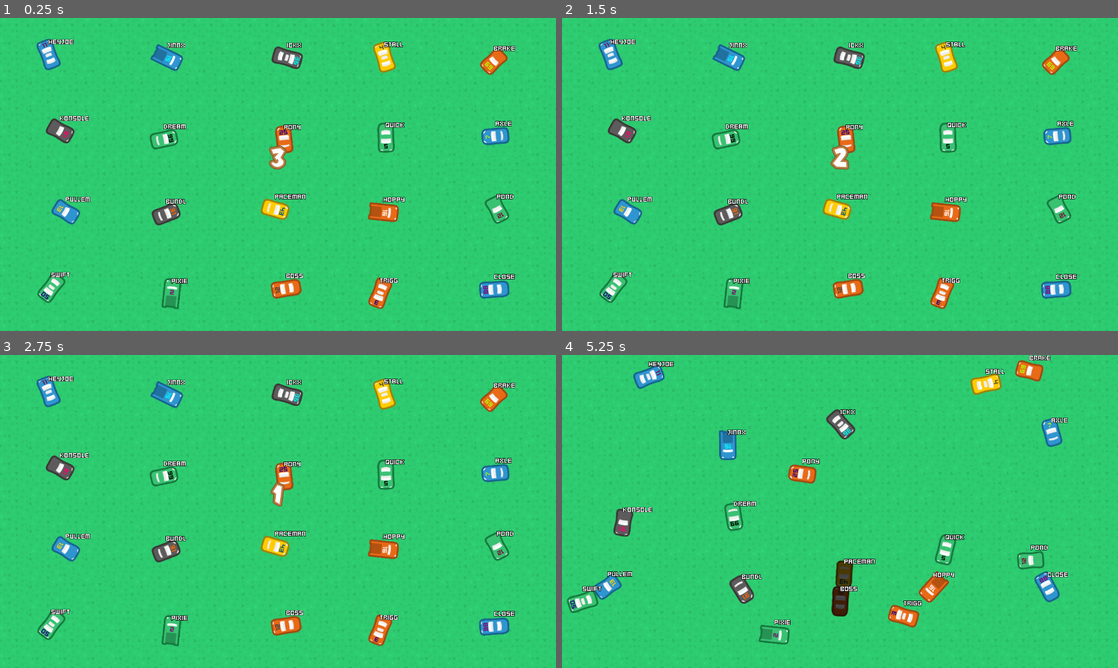
Above: before the commit, frames 1-4 (two rows, left to right).
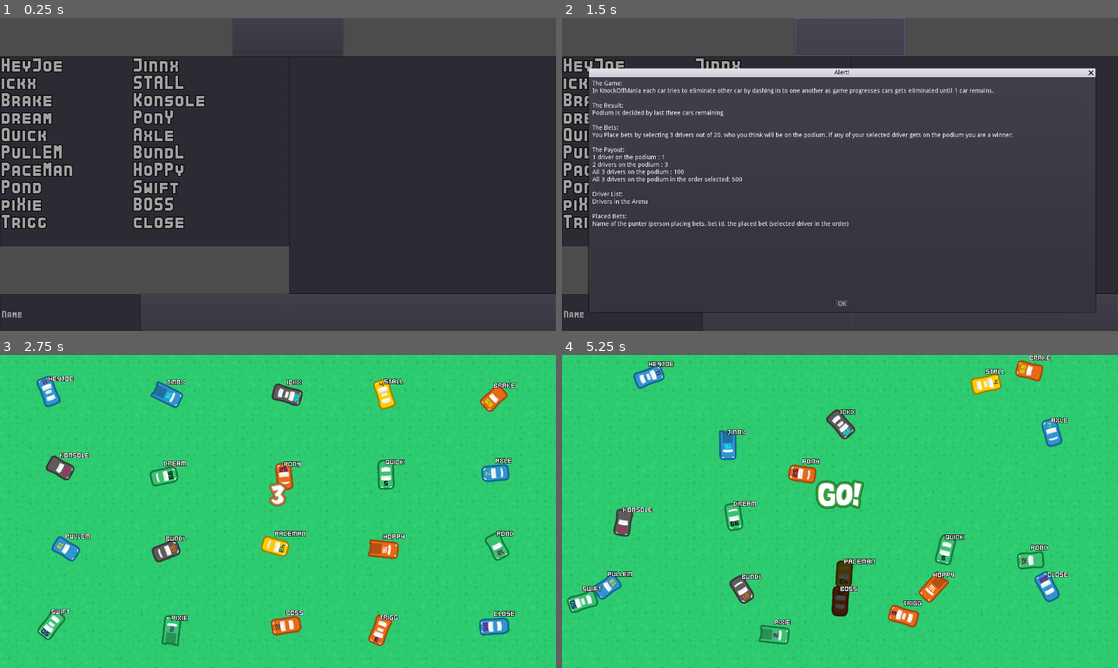
Above: after the commit, the same moments.

Repository: jawadhoot/knockoffmania
Game: Godot game, scene res://PutBets.tscn
Two runs of this game, one before a commit and one after it. Both use one fixed random seed, a clock stepped at 60 frames per second and the inputs below. Before the commit the project starts from res://Arena.tscn.
Inputs (mouse positions are in pixels of both pictures, inside the frame that each line leads up to):
- Up to frame 1 (0.25 s): no input
- Up to frame 2 (1.5 s): click (778, 315) at 0.5 s, where only the run after the commit has a clickable "Add Bet"; click (851, 36) at 1.25 s, where only the run after the commit has a clickable "INFO"
- Up to frame 3 (2.75 s): click (422, 652) at 2 s, where only the run after the commit has a clickable "Begin"
- Up to frame 4 (5.25 s): tap Enter at 2.75 s; tap Space (ui_select) at 3.02, 3.77 s

The runs differ from the first frame. In frame 1, 100% of the frame differs, in the area x 0-100%, y 0-100%; in frame 2, 100%; in frame 3, 0.1%; in frame 4, 0.7%.

Commit message:
some fixes

Diff:
--- a/Arena.gd
+++ b/Arena.gd
@@ -31,7 +31,7 @@
 		get_tree().paused = true
 		$AnimationPlayer.play("Finish")
 		yield($AnimationPlayer,"animation_finished")
-		get_tree().quit()
+		get_tree().change_scene("res://results.tscn")
 #	var text:PoolStringArray = []
 #	for blob in $YSort/Blobs.get_children():
 #		text.append(blob.get_stats())
--- a/Arena.tscn
+++ b/Arena.tscn
@@ -1,17 +1,10 @@
-[gd_scene load_steps=13 format=2]
+[gd_scene load_steps=12 format=2]
 
 [ext_resource path="res://Block.tscn" type="PackedScene" id=1]
 [ext_resource path="res://Arena.gd" type="Script" id=2]
 [ext_resource path="res://assets/grass.png" type="Texture" id=3]
 [ext_resource path="res://assets/nums.png" type="Texture" id=4]
-[ext_resource path="res://assets/Kenney Bold.ttf" type="DynamicFontData" id=5]
-
-[sub_resource type="DynamicFont" id=1]
-size = 48
-outline_size = 2
-outline_color = Color( 0.352941, 0.368627, 0.458824, 1 )
-extra_spacing_top = 100
-font_data = ExtResource( 5 )
+[ext_resource path="res://assets/Arena_font.tres" type="DynamicFont" id=5]
 
 [sub_resource type="AtlasTexture" id=2]
 flags = 4
@@ -45,9 +38,9 @@
 
 [sub_resource type="Animation" id=4]
 resource_name = "Finish"
-length = 6.0
+length = 10.0
 tracks/0/type = "value"
-tracks/0/path = NodePath("CanvasLayer/Label:percent_visible")
+tracks/0/path = NodePath("CanvasLayer/VBoxContainer/Label:percent_visible")
 tracks/0/interp = 1
 tracks/0/loop_wrap = true
 tracks/0/imported = false
@@ -59,16 +52,64 @@
 "values": [ 0.0, 1.0 ]
 }
 tracks/1/type = "value"
-tracks/1/path = NodePath("CanvasLayer/Label:visible")
+tracks/1/path = NodePath("CanvasLayer/VBoxContainer/Label:visible")
 tracks/1/interp = 1
-tracks/1/loop_wrap = false
+tracks/1/loop_wrap = true
 tracks/1/imported = false
 tracks/1/enabled = true
 tracks/1/keys = {
-"times": PoolRealArray( 0, 2, 2.4, 2.8, 3.2, 3.6, 4 ),
+"times": PoolRealArray( 0.1, 2, 2.4, 2.8, 3.2, 3.6, 4 ),
 "transitions": PoolRealArray( 1, 1, 1, 1, 1, 1, 1 ),
 "update": 1,
 "values": [ true, false, true, false, true, false, true ]
+}
+tracks/2/type = "value"
+tracks/2/path = NodePath("CanvasLayer/VBoxContainer:visible")
+tracks/2/interp = 1
+tracks/2/loop_wrap = true
+tracks/2/imported = false
+tracks/2/enabled = false
+tracks/2/keys = {
+"times": PoolRealArray( 0 ),
+"transitions": PoolRealArray( 1 ),
+"update": 1,
+"values": [ true ]
+}
+tracks/3/type = "value"
+tracks/3/path = NodePath("CanvasLayer/VBoxContainer/First:visible")
+tracks/3/interp = 1
+tracks/3/loop_wrap = true
+tracks/3/imported = false
+tracks/3/enabled = false
+tracks/3/keys = {
+"times": PoolRealArray( 0.1, 6.2 ),
+"transitions": PoolRealArray( 1, 1 ),
+"update": 1,
+"values": [ false, true ]
+}
+tracks/4/type = "value"
+tracks/4/path = NodePath("CanvasLayer/VBoxContainer/Second:visible")
+tracks/4/interp = 1
+tracks/4/loop_wrap = true
+tracks/4/imported = false
+tracks/4/enabled = false
+tracks/4/keys = {
+"times": PoolRealArray( 0.1, 5.6 ),
+"transitions": PoolRealArray( 1, 1 ),
+"update": 1,
+"values": [ false, true ]
+}
+tracks/5/type = "value"
+tracks/5/path = NodePath("CanvasLayer/VBoxContainer/Third:visible")
+tracks/5/interp = 1
+tracks/5/loop_wrap = true
+tracks/5/imported = false
+tracks/5/enabled = false
+tracks/5/keys = {
+"times": PoolRealArray( 0.1, 5 ),
+"transitions": PoolRealArray( 1, 1 ),
+"update": 1,
+"values": [ false, true ]
 }
 
 [sub_resource type="Animation" id=5]
@@ -125,19 +166,6 @@
 
 [node name="CanvasLayer" type="CanvasLayer" parent="."]
 
-[node name="Label" type="Label" parent="CanvasLayer"]
-margin_left = 232.0
-margin_right = 1054.0
-margin_bottom = 172.0
-custom_fonts/font = SubResource( 1 )
-text = "We Have A Winner !!!"
-align = 1
-valign = 1
-percent_visible = 0.0
-__meta__ = {
-"_edit_use_anchors_": false
-}
-
 [node name="Intro" type="TextureRect" parent="CanvasLayer"]
 visible = false
 margin_left = 584.0
@@ -149,16 +177,65 @@
 "_edit_use_anchors_": false
 }
 
-[node name="Outro" type="TextureRect" parent="CanvasLayer"]
+[node name="VBoxContainer" type="VBoxContainer" parent="CanvasLayer"]
 visible = false
 anchor_left = 0.5
 anchor_top = 0.5
 anchor_right = 0.5
 anchor_bottom = 0.5
-margin_left = -20.0
-margin_top = -20.0
-margin_right = 20.0
-margin_bottom = 20.0
+margin_left = -372.0
+margin_top = -350.0
+margin_right = 372.0
+margin_bottom = 350.0
+alignment = 1
+__meta__ = {
+"_edit_use_anchors_": false
+}
+
+[node name="Label" type="Label" parent="CanvasLayer/VBoxContainer"]
+margin_right = 744.0
+margin_bottom = 172.0
+custom_fonts/font = ExtResource( 5 )
+text = "We Have A Podium !!!"
+align = 1
+valign = 1
+percent_visible = 0.0
+__meta__ = {
+"_edit_use_anchors_": false
+}
+
+[node name="First" type="Label" parent="CanvasLayer/VBoxContainer"]
+margin_top = 176.0
+margin_right = 744.0
+margin_bottom = 348.0
+custom_fonts/font = ExtResource( 5 )
+text = "First"
+align = 1
+valign = 1
+__meta__ = {
+"_edit_use_anchors_": false
+}
+
+[node name="Second" type="Label" parent="CanvasLayer/VBoxContainer"]
+margin_top = 352.0
+margin_right = 744.0
+margin_bottom = 524.0
+custom_fonts/font = ExtResource( 5 )
+text = "Second"
+align = 1
+valign = 1
+__meta__ = {
+"_edit_use_anchors_": false
+}
+
+[node name="Third" type="Label" parent="CanvasLayer/VBoxContainer"]
+margin_top = 528.0
+margin_right = 744.0
+margin_bottom = 700.0
+custom_fonts/font = ExtResource( 5 )
+text = "Third"
+align = 1
+valign = 1
 __meta__ = {
 "_edit_use_anchors_": false
 }
--- a/PutBets.tscn
+++ b/PutBets.tscn
@@ -81,10 +81,10 @@
 }
 
 [node name="Label" type="Label" parent="."]
-margin_right = 666.0
+margin_right = 536.0
 margin_bottom = 88.0
 custom_fonts/font = ExtResource( 3 )
-text = "Driver List"
+text = "Car  List"
 align = 1
 valign = 1
 __meta__ = {
@@ -92,7 +92,7 @@
 }
 
 [node name="Label2" type="Label" parent="."]
-margin_left = 666.0
+margin_left = 790.0
 margin_right = 1280.0
 margin_bottom = 88.0
 custom_fonts/font = ExtResource( 3 )
@@ -102,6 +102,44 @@
 __meta__ = {
 "_edit_use_anchors_": false
 }
+
+[node name="Info" type="Button" parent="."]
+margin_left = 536.0
+margin_right = 790.0
+margin_bottom = 88.0
+custom_fonts/font = ExtResource( 3 )
+text = "INFO"
+__meta__ = {
+"_edit_use_anchors_": false
+}
+
+[node name="AcceptDialog" type="AcceptDialog" parent="."]
+margin_left = 62.0
+margin_top = 136.0
+margin_right = 1228.0
+margin_bottom = 676.0
+dialog_text = "The Game:
+In KnockOffMania each car tries to eliminate other car by dashing in to one another as game progresses cars gets eliminated until 1 car remains.
+
+The Result:
+Podium is decided by last three cars remaining
+
+The Bets:
+You Place bets by selecting 3 drivers out of 20. who you think will be on the podium. if any of your selected driver gets on the podium you are a winner:
+
+The Payout:
+1 driver on the podium : 1
+2 drivers on the podium : 3
+All 3 drivers on the podium : 100
+All 3 drivers on the podium in the order selected: 500
+
+Driver List:
+Drivers in the Arena
+
+Placed Bets:
+Name of the punter (person placing bets, bet id, the placed bet (selected driver in the order) "
 [connection signal="item_selected" from="DriverList" to="." method="_on_DriverList_item_selected"]
 [connection signal="nothing_selected" from="DriverList" to="." method="_on_DriverList_nothing_selected"]
 [connection signal="pressed" from="AddBet" to="." method="_on_AddBet_pressed"]
+[connection signal="pressed" from="Begin" to="." method="_on_Begin_pressed"]
+[connection signal="pressed" from="Info" to="." method="_on_Info_pressed"]
--- /dev/null
+++ b/assets/Arena_font.tres
@@ -0,0 +1,10 @@
+[gd_resource type="DynamicFont" load_steps=2 format=2]
+
+[ext_resource path="res://assets/Kenney Bold.ttf" type="DynamicFontData" id=1]
+
+[resource]
+size = 48
+outline_size = 2
+outline_color = Color( 0.352941, 0.368627, 0.458824, 1 )
+extra_spacing_top = 100
+font_data = ExtResource( 1 )
--- a/global.gd
+++ b/global.gd
@@ -32,7 +32,8 @@
 var result = []
 #var rng = RandomNumberGenerator.new()
 func _ready():
-	init()
+	pass
+	#init()
 
 enum {INIT,BET,DRAW,END}
 
--- a/project.godot
+++ b/project.godot
@@ -16,7 +16,7 @@
 [application]
 
 config/name="knockoffmania"
-run/main_scene="res://Arena.tscn"
+run/main_scene="res://putbets.tscn"
 config/icon="res://icon.png"
 
 [autoload]
--- a/putbets.gd
+++ b/putbets.gd
@@ -9,6 +9,7 @@
 var SmallLabel = load("res://SmallLabel.tscn")
 # Called when the node enters the scene tree for the first time.
 func _ready():
+	Global.init()
 	for i in range(Global.grid.size()):
 		var index = Global.ids[i]
 		$DriverList.add_item(Global.names[index])
@@ -21,7 +22,7 @@
 		return
 
 	var id = Global.add_bet($LineEdit.text, current_selected)
-	var text = $LineEdit.text + "  " + id + " + " + $SelectedList.text
+	var text = $LineEdit.text + " - " + id + " - " + $SelectedList.text
 	$BetList.add_item(text)
 	current_selected = []
 	$SelectedList.text = ""
@@ -44,3 +45,9 @@
 	current_selected = []
 	$SelectedList.text = ""
 	pass # Replace with function body.
+
+func _on_Info_pressed():
+	$AcceptDialog.show()
+
+func _on_Begin_pressed():
+	get_tree().change_scene("res://Arena.tscn")
--- /dev/null
+++ b/results.gd
@@ -0,0 +1,26 @@
+extends Control
+
+
+# Declare member variables here. Examples:
+# var a = 2
+# var b = "text"
+
+
+# Called when the node enters the scene tree for the first time.
+func _ready():
+	pass # Replace with function body.
+
+
+# Called every frame. 'delta' is the elapsed time since the previous frame.
+#func _process(delta):
+#	pass
+
+
+func _on_Quit_pressed():
+	get_tree().quit()
+	pass # Replace with function body.
+
+
+func _on_NextRound_pressed():
+	get_tree().change_scene("res://putbets.tscn")
+	pass # Replace with function body.
--- a/results.tscn
+++ b/results.tscn
@@ -1,15 +1,19 @@
-[gd_scene load_steps=2 format=2]
+[gd_scene load_steps=4 format=2]
 
 [ext_resource path="res://assets/button_font.tres" type="DynamicFont" id=1]
+[ext_resource path="res://assets/bold_font24.tres" type="DynamicFont" id=2]
+[ext_resource path="res://results.gd" type="Script" id=3]
 
 [node name="Control" type="Control"]
 anchor_right = 1.0
 anchor_bottom = 1.0
+script = ExtResource( 3 )
 __meta__ = {
 "_edit_use_anchors_": false
 }
 
 [node name="ItemList" type="ItemList" parent="."]
+margin_top = 53.0
 margin_right = 1280.0
 margin_bottom = 632.0
 __meta__ = {
@@ -36,3 +40,26 @@
 __meta__ = {
 "_edit_use_anchors_": false
 }
+
+[node name="LineEdit" type="LineEdit" parent="."]
+margin_right = 640.0
+margin_bottom = 58.0
+custom_fonts/font = ExtResource( 2 )
+align = 1
+max_length = 6
+placeholder_text = "BET ID"
+__meta__ = {
+"_edit_use_anchors_": false
+}
+
+[node name="Search" type="Button" parent="."]
+margin_left = 640.0
+margin_right = 1280.0
+margin_bottom = 53.0
+custom_fonts/font = ExtResource( 1 )
+text = "Search"
+__meta__ = {
+"_edit_use_anchors_": false
+}
+[connection signal="pressed" from="Quit" to="." method="_on_Quit_pressed"]
+[connection signal="pressed" from="NextRound" to="." method="_on_NextRound_pressed"]
